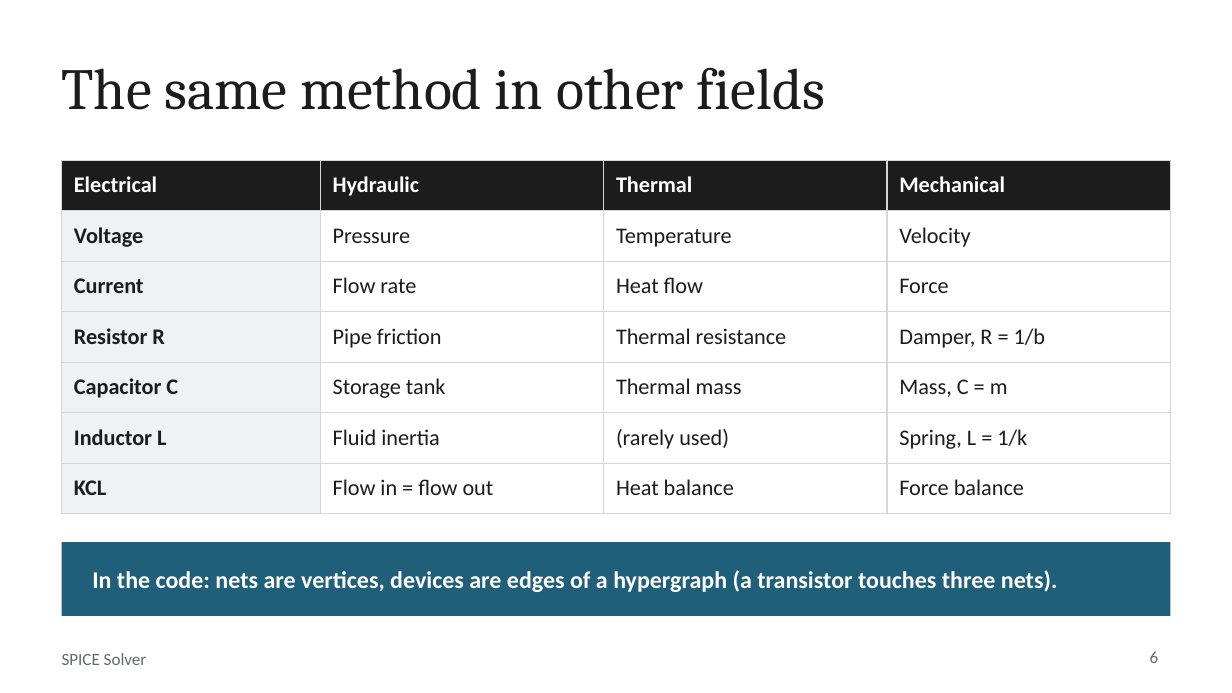
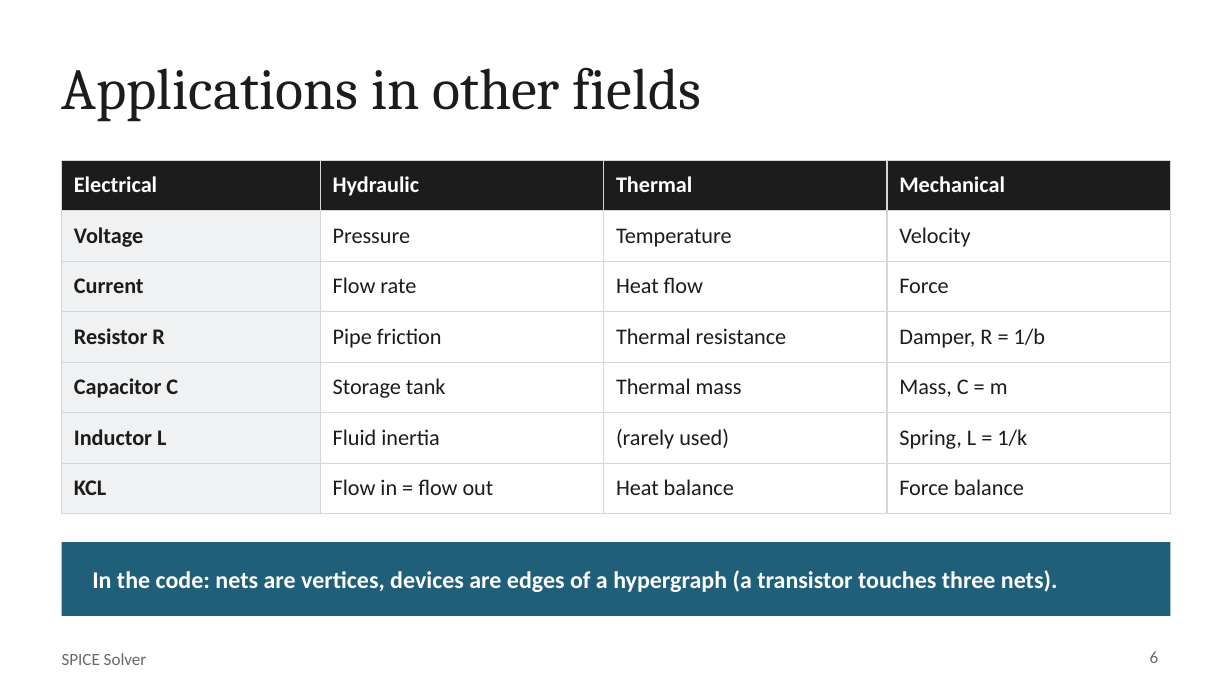
Before and after one commit to jimmybobjim/spice, a slide deck: slide 6 of SPICE_Solver_Presentation.pptx. Drawn at 1232x693 pixels with LibreOffice and Linux fonts; fonts in the diff are those of the drawing. Boxes give left, top, right and bottom in pixels: in the first picture for what was removed or moved away, otherwise in the second. Text is boxed around its words. In the diff, an @@ line names an element or a change of style, - is before the commit and + after.

```diff
--- a/SPICE_Solver_Presentation.pptx
+++ b/SPICE_Solver_Presentation.pptx
@@ title at (62,67,702,122): text changed @@
-The same method in other fields
+Applications in other fields
```
Also in this commit, not shown: 16 other slides changed.
